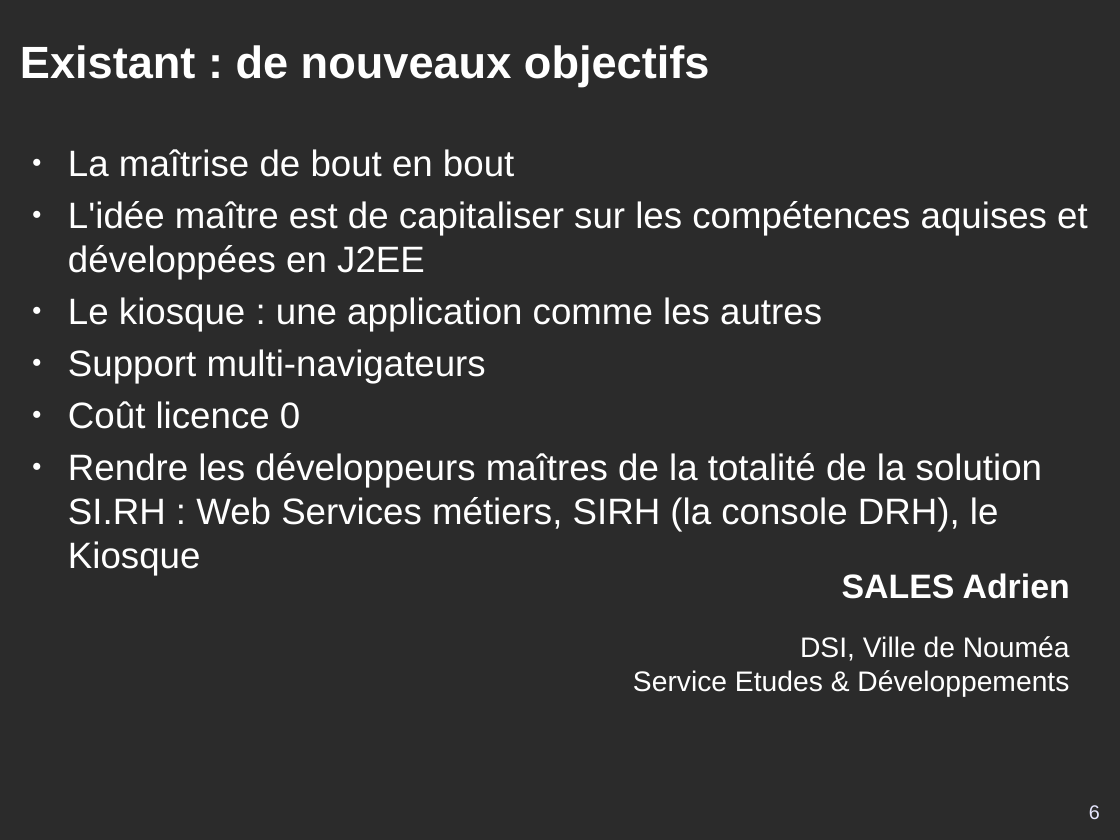
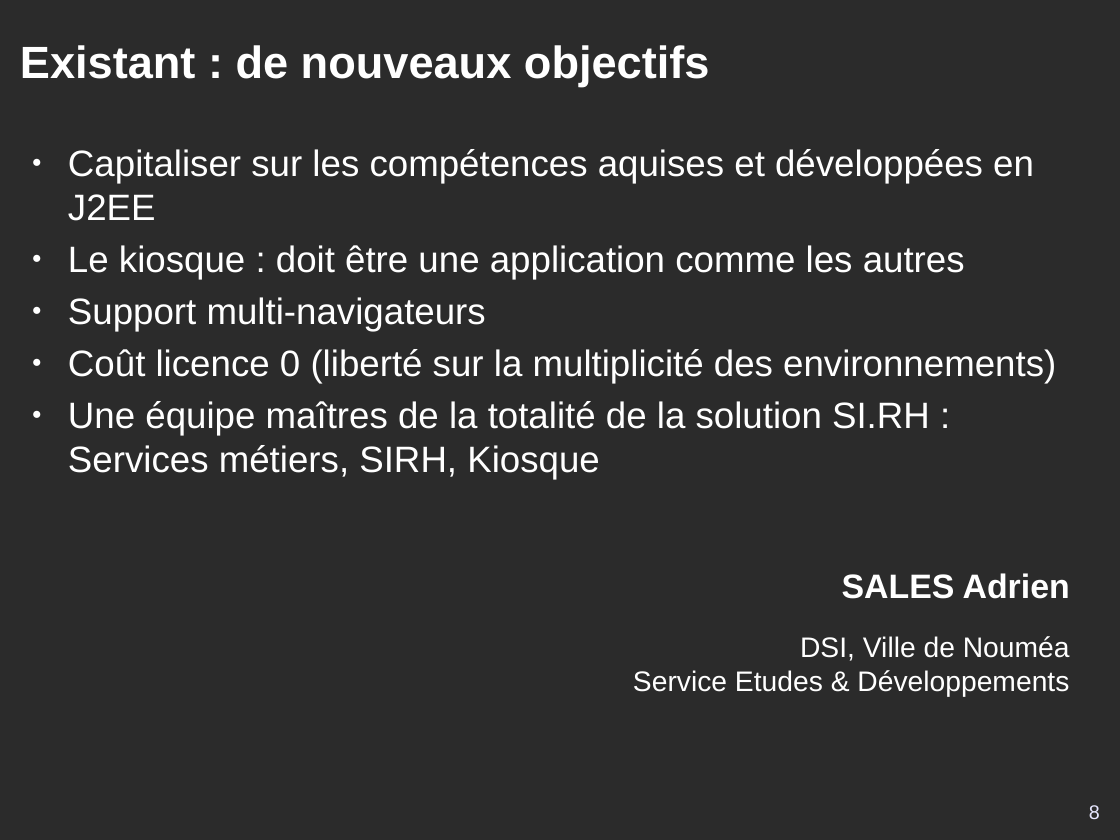
Before and after one commit to DSI-Ville-Noumea/sirh-kiosque-j2ee-old, a slide deck: slide 8 of src/site/resources/Kiosque_RH_J2EE_11021.odp (slide 6 before the commit). Drawn at 1120x840 pixels with LibreOffice and Linux fonts; fonts in the diff are those of the drawing; background and template pictures are left out; a plain dark background stands for a picture behind light text. Boxes give left, top, right and bottom in pixels: in the first picture for what was removed or moved away, otherwise in the second. Text is boxed around its words. In the diff, an @@ line names an element or a change of style, - is before the commit and + after.

```diff
--- a/src/site/resources/Kiosque_RH_J2EE_11021.odp
+++ b/src/site/resources/Kiosque_RH_J2EE_11021.odp
@@ text at (68, 149, 1034, 279): text changed @@
-● La maîtrise de bout en bout
-● L'idée maître est de capitaliser sur les compétences aquises et développées en J2EE
-● Le kiosque : une application comme les autres
+● Capitaliser sur les compétences aquises et développées en J2EE
+● Le kiosque : doit être une application comme les autres
@@ text at (68, 349, 1056, 480): text changed @@
-● Coût licence 0
-● Rendre les développeurs maîtres de la totalité de la solution SI.RH : Web Services métiers, SIRH (la console DRH), le Kiosque
+● Coût licence 0 (liberté sur la multiplicité des environnements)
+● Une équipe maîtres de la totalité de la solution SI.RH : Services métiers, SIRH, Kiosque
@@ page number at (1089, 805, 1100, 819): text changed @@
-6
+8
```
Also in this commit, not shown: 9 other slides changed, 14 slides added.
